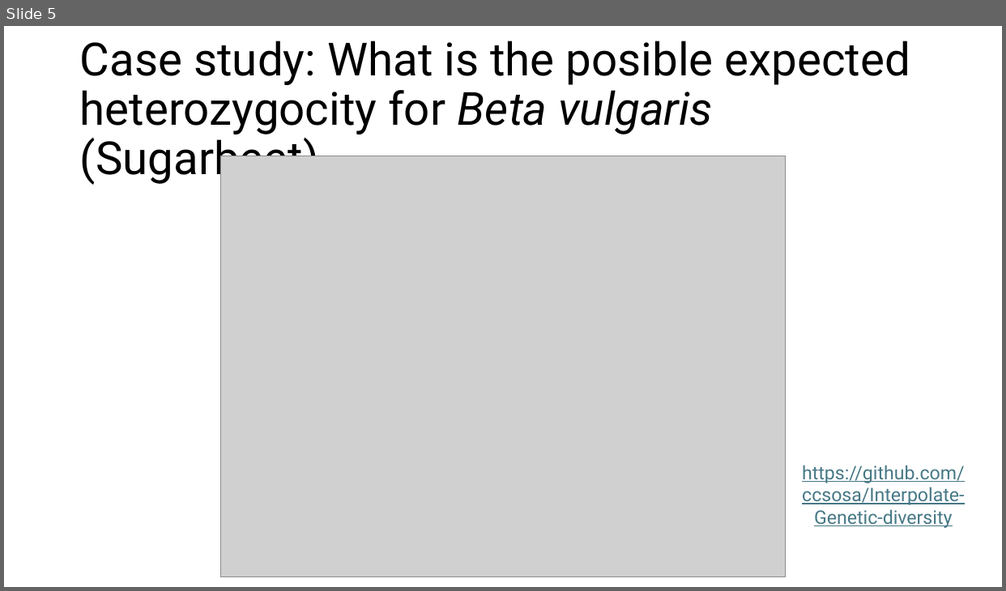
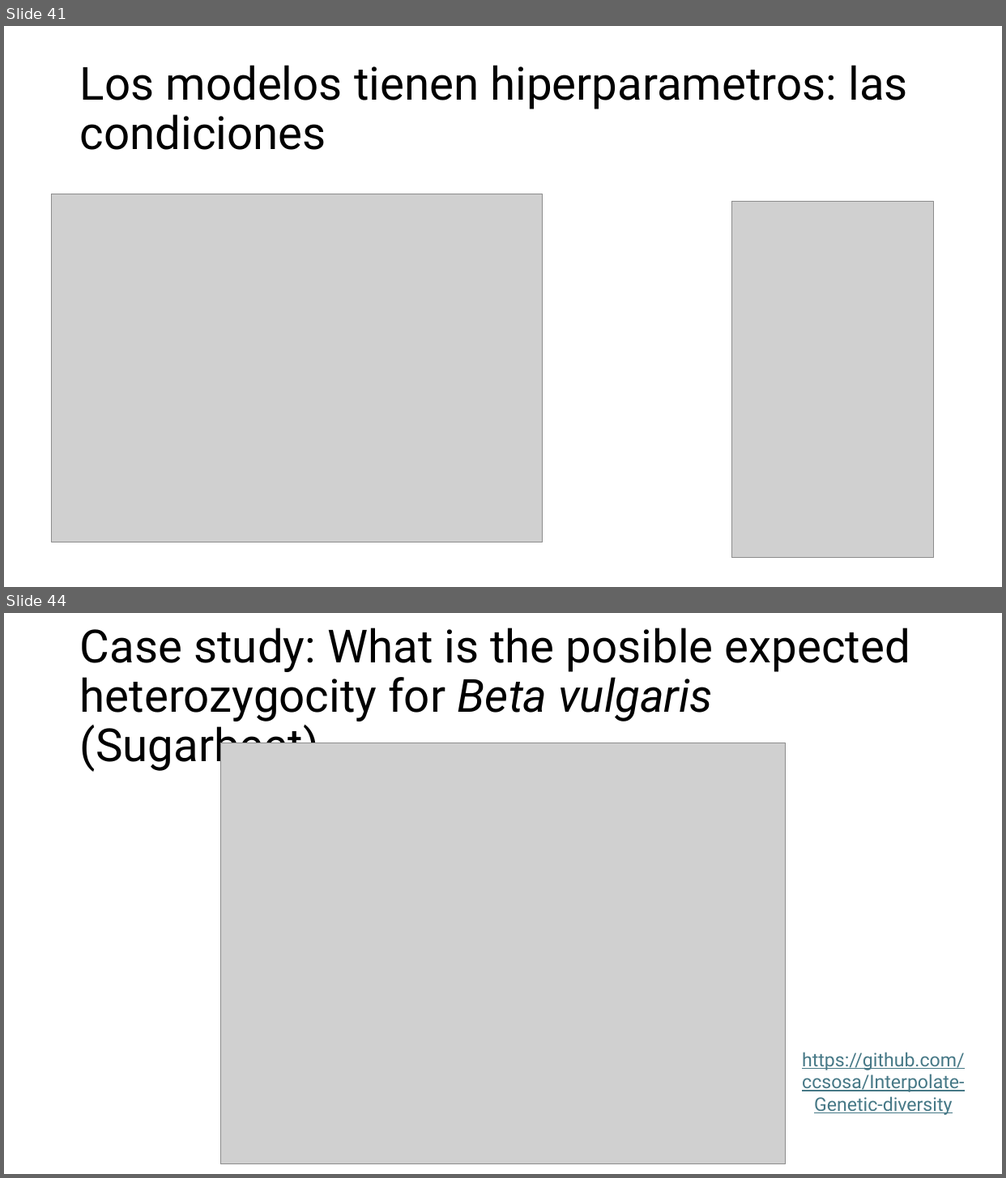
Before and after one commit to ccsosa/SDM_2026_2, a slide deck: 003_Machine_learning_R/Introduction to machine learning in R!.pptx. Shown one above the other, each under a label of ours: slide 5 before the commit, slides 41 and 44 after it; the slides between them are not shown. The pictures are 1006x591 and 1006x1178 pixels, drawn with LibreOffice and Linux fonts; fonts in the diff are those of the drawing; grey boxes stand for pictures. Boxes give left, top, right and bottom in pixels: in the first picture for what was removed or moved away, otherwise in the second. Text is boxed around its words. In the diff, an @@ line names an element or a change of style, - is before the commit and + after.

```diff
--- a/003_Machine_learning_R/Introduction to machine learning in R!.pptx
+++ b/003_Machine_learning_R/Introduction to machine learning in R!.pptx
@@ slide 41 added at [4,26,1002,587], background #FFFFFF @@
@@ title added at [80,65,908,150], 44 pt, text #000000 @@
+Los modelos tienen hiperparametros: las condiciones
@@ picture added at [52,194,543,543] @@
@@ picture added at [732,201,934,557] @@
@@ what was slide 5 is now slide 44 @@
```
Also in this commit, not shown: 44 other slides added, 7 slides removed, 26 other files.
